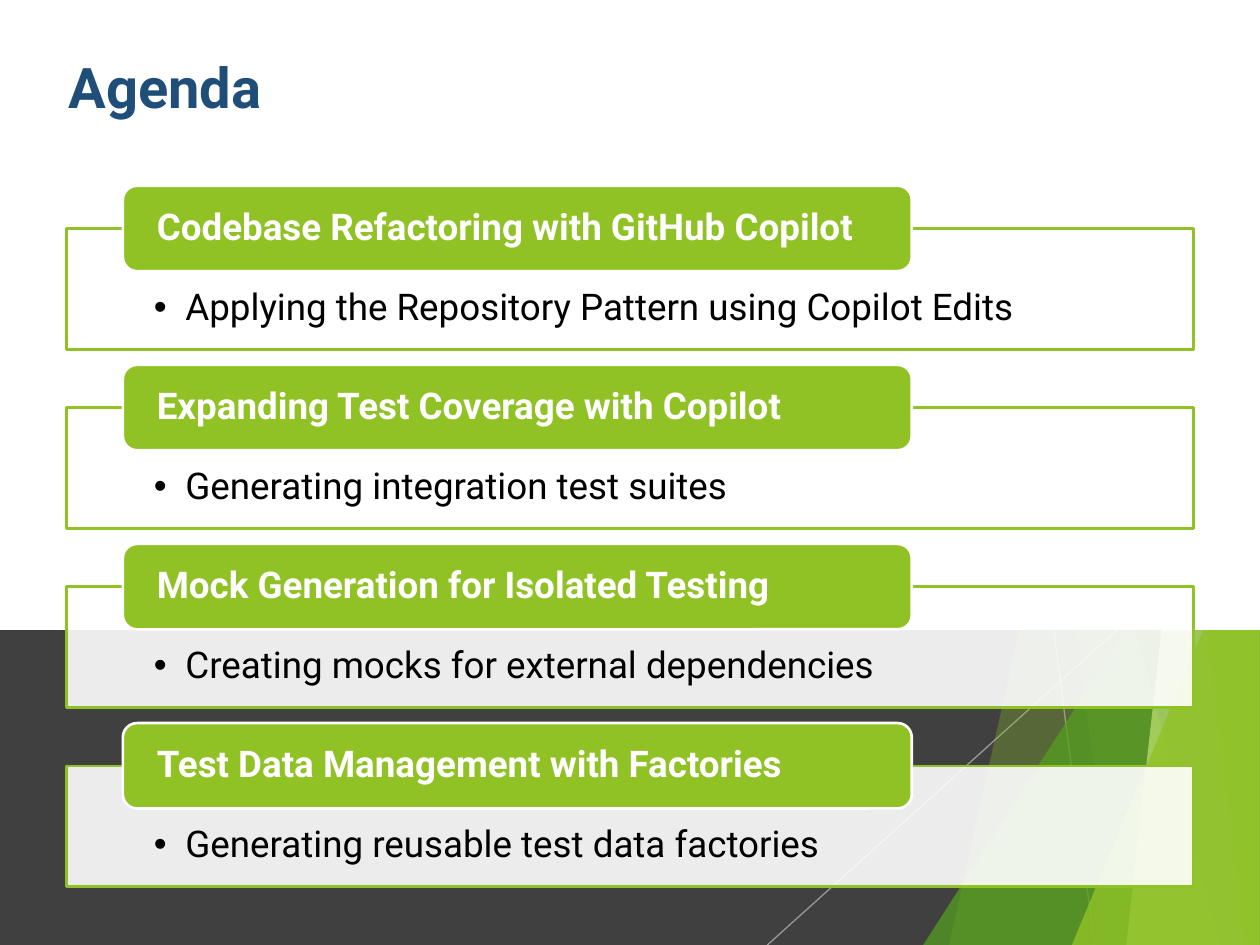
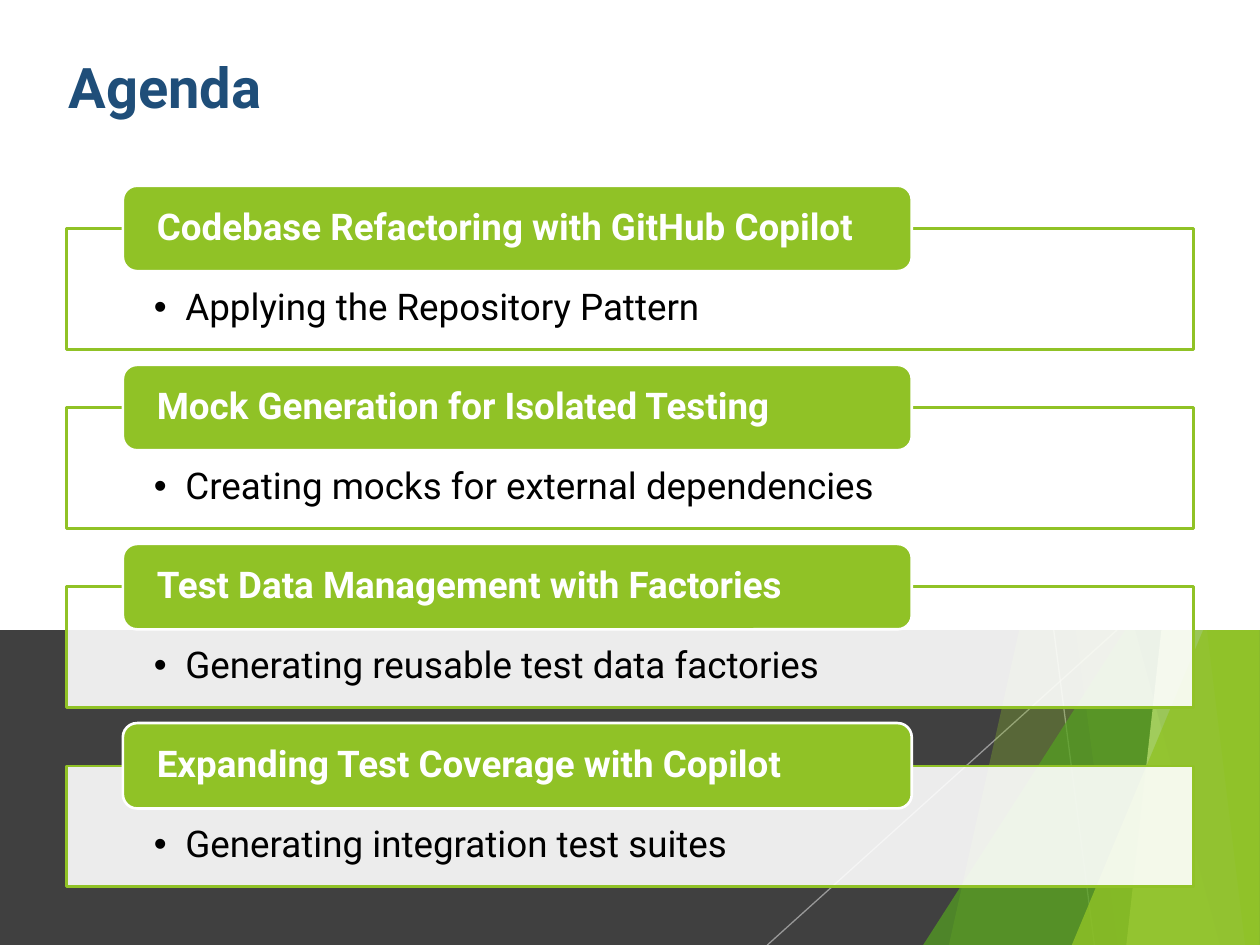
Before and after one commit to Hemavathi15sg/grademanagement_techwave, a slide deck: slide 2 of design/SESSION2_Refactoring_QA_Expansion.pptx. Drawn at 1260x945 pixels with LibreOffice and Linux fonts; fonts in the diff are those of the drawing. Boxes give left, top, right and bottom in pixels: in the first picture for what was removed or moved away, otherwise in the second. Text is boxed around its words. In the diff, an @@ line names an element or a change of style, - is before the commit and + after.

Commit message:
no changes

```diff
--- a/design/SESSION2_Refactoring_QA_Expansion.pptx
+++ b/design/SESSION2_Refactoring_QA_Expansion.pptx
@@ text at [185,292,699,328]: text changed @@
-  • Applying the Repository Pattern using Copilot Edits
+  • Applying the Repository Pattern
@@ 4 texts: place and size @@
-4 texts at [157,570,874,865]
+4 texts at [157,391,874,686]
@@ text "Expanding Test Coverage with Copilot": place and size @@
-text "Expanding Test Coverage with Copilot" at [157,391,781,427]
+text "Expanding Test Coverage with Copilot" at [157,749,781,785]
@@ text "Generating integration test suites": place and size @@
-text "Generating integration test suites" at [185,472,727,507]
+text "Generating integration test suites" at [185,830,727,865]
```
Also in this commit, not shown: 1 slide removed.
